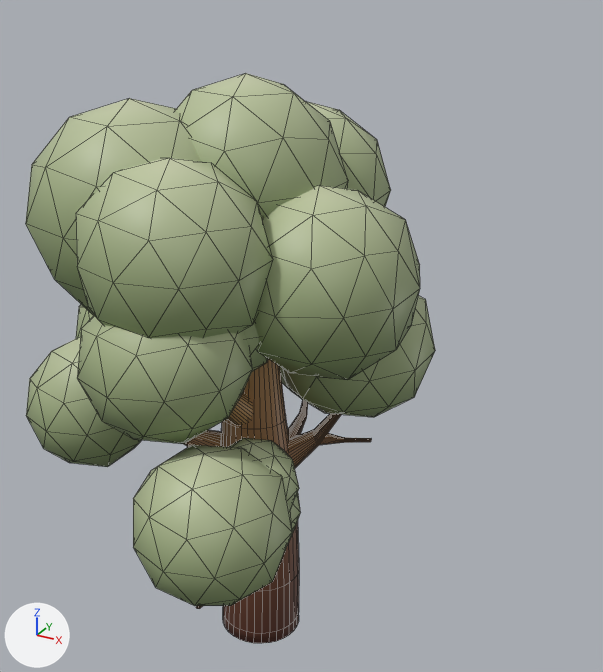
A saved change to the Blender file Env_Tree_Normal_A.blend.
Both versions are drawn from a 50 mm camera at (10.6, -16.9, 18.7) aimed at (-1.9, 5.9, 7.3). The lights are fixed; the arrows at lower left show +X, +Y and +Z. The picture after the commit comes second. Mesh edges are drawn as thin lines.
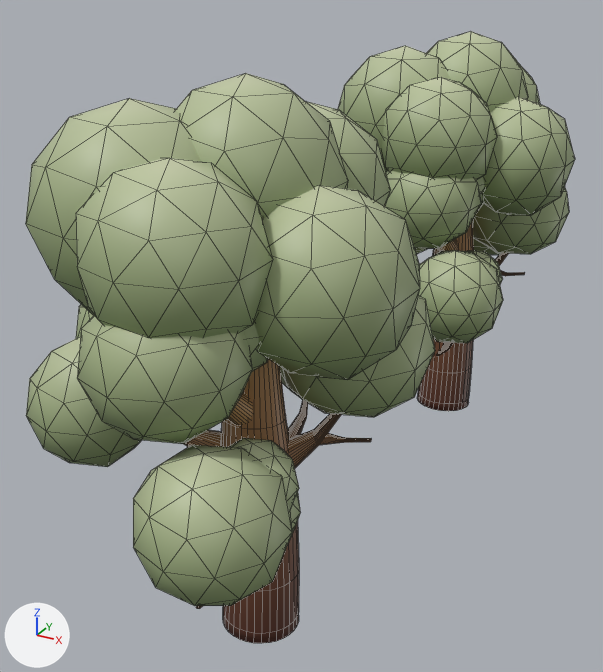
Location of each change, [x1, y1, x2, y2] in pixels of the pictures (603 x 672 px):
```json
{"object": "Icosphere.001", "change": "added", "after": [338, 31, 575, 411], "on screen": "green"}
```

Edits to the scene script, one JSON object a line:
```json
{"op": "add", "block": "ob_icosphere_001", "code": ["ob_icosphere_001 = bpy.data.objects.new('Icosphere.001', me_icosphere_011.copy())  # the mesh of ob_icosphere_007", "ob_icosphere_001.location = (2.45, 15.04, 12.04)", "ob_icosphere_001.scale = (2.14, 2.14, 2.14)"]}
```
